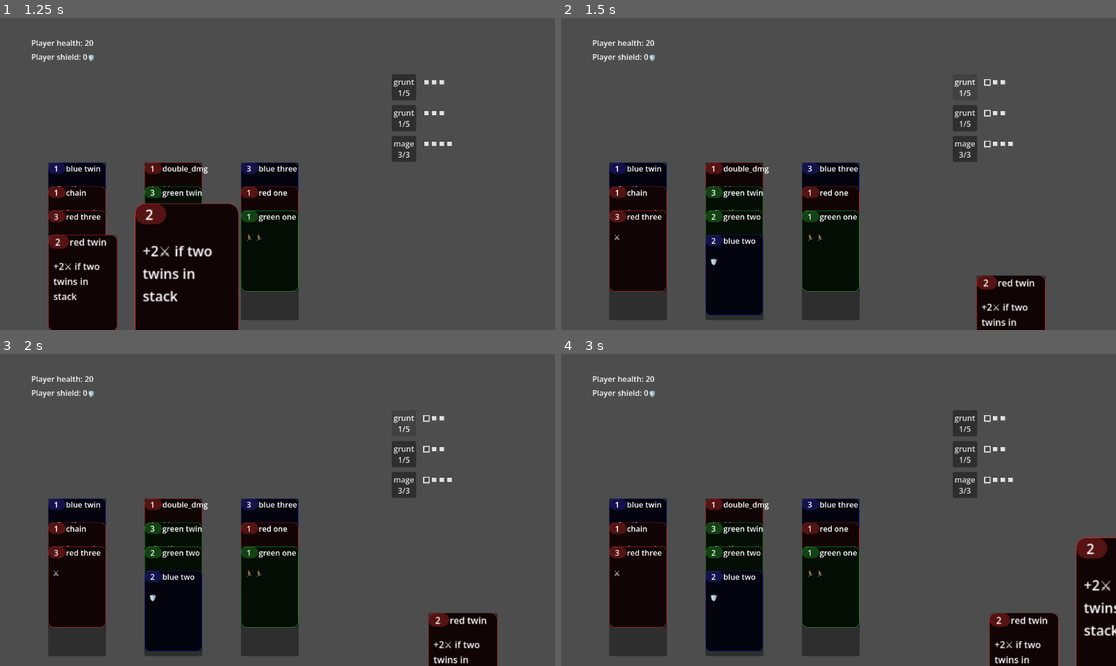
Above: before the commit, frames 1-4 (two rows, left to right).
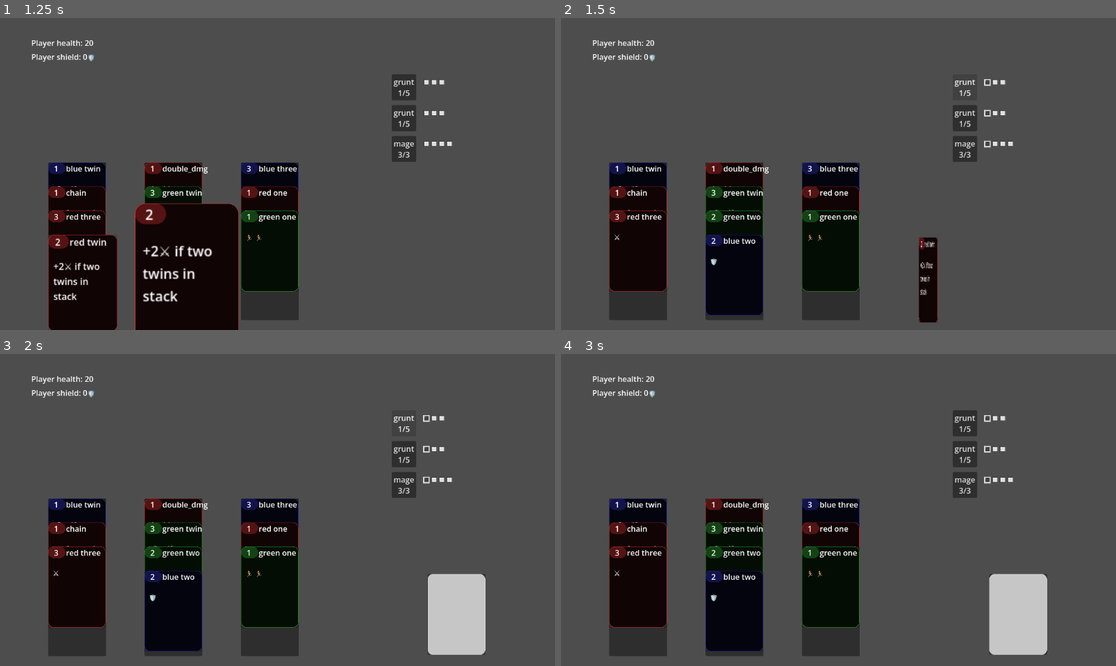
Above: after the commit, the same moments.

Repository: tgbrooks/cocards
Game: Godot game, scene res://main.tscn
Two runs of this game, one before a commit and one after it. Both use one fixed random seed, a clock stepped at 60 frames per second and the inputs below.
Inputs (mouse positions are in pixels of both pictures, inside the frame that each line leads up to):
- Up to frame 1 (1.25 s): click (77, 242) at 0.52 s
- Up to frame 2 (1.5 s): click "grunt 1/5" at 1.25 s
- Up to frame 3 (2 s): no input
- Up to frame 4 (3 s): click "mage 3/3" at 2 s; click (1021, 662) at 2.77 s

Frame 1 is identical in both runs. In frame 2, 3.0% of the frame differs, in the area x 64-88%, y 70-100%; in frame 3, 3.4%; in frame 4, 6.3%, in the area x 77-100%, y 58-100%.

Commit message:
Fix discarding after play

Diff:
--- a/card_stack.gd
+++ b/card_stack.gd
@@ -1,6 +1,13 @@
 class_name CardStack extends Node2D
 
-var cards: Array[Card] = []
+var cards: Array[Card]:
+	get():
+		var my_cards: Array[Card] = []
+		for node in get_children():
+			if node is Card:
+				my_cards.append(node)
+		return my_cards
+
 var padding: float = 10.0
 @onready var background_button: Button = $BackgroundButton
 
@@ -24,21 +31,15 @@
 		curr_height += 50 #card.button.size.y + padding
 
 func append(card: Card) -> void:
-	cards.append(card)
 	var old_pos = to_local(card.global_position)
 	var parent = card.get_parent()
 	if parent:
 		parent.remove_child(card)
-	if parent is CardStack:
-		parent.cards.remove_at(parent.cards.find(card))
 	card.position = old_pos
 	add_child(card)
 
-func remove(card: Card) -> Card:
-	var idx = cards.find(card)
-	if idx >= 0:
-		return cards.pop_at(idx)
-	return null
+func remove(card: Card):
+	remove_child(card)
 
 func card_pressed(card: Card) -> void:
 	var idx = cards.find(card)
@@ -51,7 +52,6 @@
 	get_parent().cards_activated(these_cards, self)
 
 func stack_pressed() -> void:
-	print("Pressed!")
 	if cards:
 		# There is a card here so we act like we click on the card
 		var bottom_card = cards[cards.size()-1]
--- a/game_state.gd
+++ b/game_state.gd
@@ -61,11 +61,13 @@
 		deal_cards()
 
 func play_card(card: CardData) -> void:
-	for stack in card_stacks:
+	for i in range(card_stacks.size()):
+		var stack = card_stacks[i]
 		var idx = stack.find(card)
 		if idx >= 0:
 			stack.pop_at(idx)
 			card_played.emit(card)
+			card.flip_card(Enums.CardFace.BACK)
 			deck.append(card)
 			return
 	assert(false, "Card not found in deck")
--- a/main.gd
+++ b/main.gd
@@ -39,6 +39,7 @@
 	player_shield_changed.emit(0,0)
 	state.card_made.connect(_make_card)
 	state.card_stacked.connect(_stack_card)
+	state.card_played.connect(_on_card_played)
 	enemy_area.on_enemy_pressed.connect(_on_enemy_pressed)
 
 	state.init()
@@ -83,8 +84,7 @@
 		selected_card_stack = null
 		clear_stack_results_preview()
 
-func play_card(card: Card) -> void:
-	card.get_parent().remove(card)
+func _on_card_played(card: Card) -> void:
 	var idx = selected_cards.find(card)
 	if idx >= 0:
 		selected_cards.pop_at(idx)
